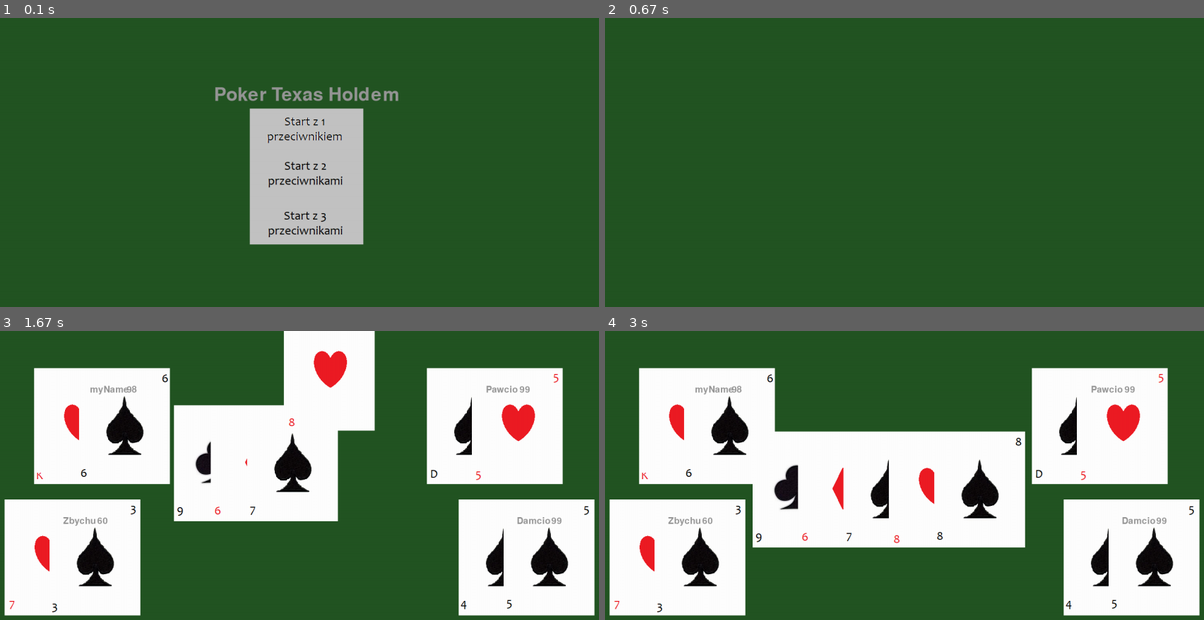
Above: before the commit, frames 1-4 (two rows, left to right).
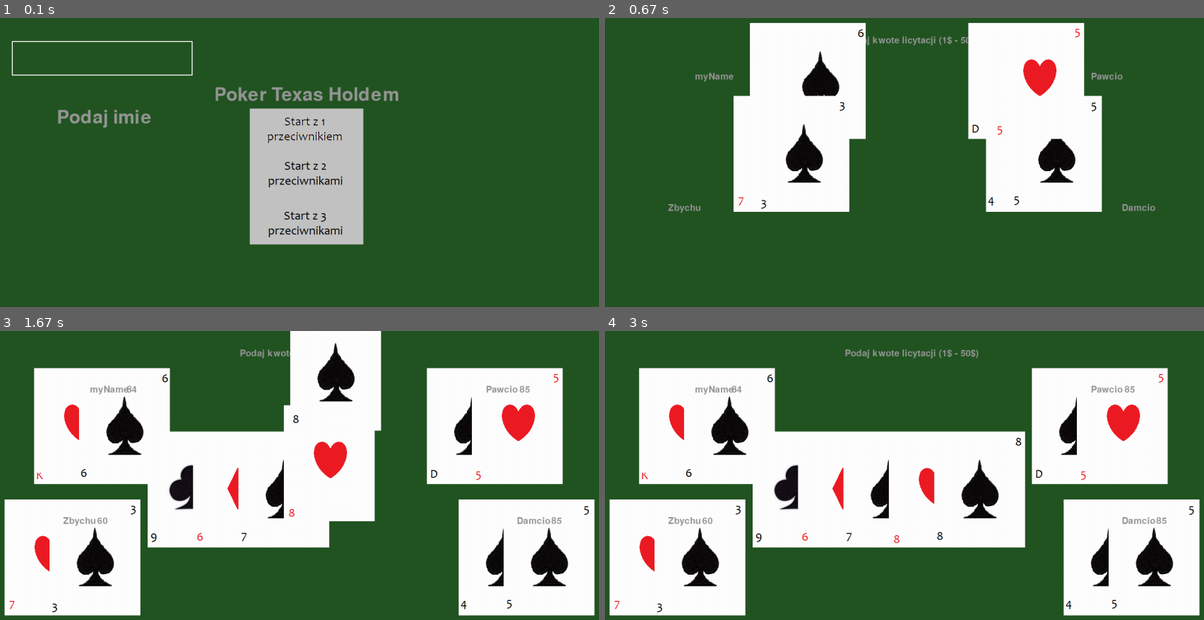
Above: after the commit, the same moments.

Repository: IgnacyMermer/Poker
Game: pygame game, started from main.py
The game is run twice, just before and just after one commit, with the same random seed, the same clock (stepped at 60 frames per second) and the same inputs.
Inputs (mouse positions are in pixels of both pictures, inside the frame that each line leads up to):
- Up to frame 1 (0.1 s): no input
- Up to frame 2 (0.67 s): press the mouse at (910, 220) at 0.37 s; move the mouse to (832, 211) at 0.47 s; release the mouse at (760, 202) at 0.6 s
- Up to frame 3 (1.67 s): hold Down 0.67-1.13 s; type "1 (at the terminal prompt)" at 0.68 s; hold Down 1.17-1.53 s; type "1 (at the terminal prompt)" at 1.18 s; type "1 (at the terminal prompt)" at 1.18 s; hold Down from 1.57 s (still down)
- Up to frame 4 (3 s): release Down at 1.87 s; hold Down 1.9-2.27 s

The runs differ from the first frame. In frame 1, 0.7% of the frame differs, in the area x 1-37%, y 7-39%; in frame 2, 27%, in the area x 10-92%, y 1-68%; in frame 3, 11%; in frame 4, 0.3%.

Commit message:
input data in textInput, some comments to voids

Diff:
--- a/Components.py
+++ b/Components.py
@@ -18,3 +18,34 @@
                 return True
 
         return False
+
+
+
+class TextInputBox(pygame.sprite.Sprite):
+    def __init__(self, x, y, width):
+        super().__init__()
+        self.color = (255, 255, 255)
+        self.backcolor = None
+        self.pos = (x, y)
+        self.width = width
+        self.font = pygame.font.SysFont(None, 100)
+        self.text = ""
+        self.renderText()
+
+    def renderText(self):
+        fontText = self.font.render(self.text, True, self.color, self.backcolor)
+        self.image = pygame.Surface((max(self.width, fontText.get_width()+10), fontText.get_height()+10), pygame.SRCALPHA)
+        if self.backcolor:
+            self.image.fill(self.backcolor)
+        self.image.blit(fontText, (5, 5))
+        pygame.draw.rect(self.image, self.color, self.image.get_rect().inflate(-2, -2), 2)
+        self.rect = self.image.get_rect(topleft = self.pos)
+
+    def update(self, event_list):
+        for event in event_list:
+            if event.type == pygame.KEYDOWN:
+                if event.key == pygame.K_BACKSPACE:
+                    self.text = self.text[:-1]
+                else:
+                    self.text += event.unicode
+                self.renderText()
--- a/main.py
+++ b/main.py
@@ -6,6 +6,14 @@
 
 
 class Player:
+    """
+    Class Player stores information about players, their position next to the table, 2 cards which they got,
+    their account balance, how much money they spend in that round, round result, if they are still alive or maybe
+    they give up in that round and it stores information about risk level of that player, it doesn't matter if the player
+    is user in front of the screen.
+    """
+
+
     def __init__(self, name, position, level = 1):
         self.name = name
         self.position = position
@@ -16,18 +24,26 @@
         self.currentAlive = "Alive"
         self.riskLevel = level
 
-    def addCards(self, aCard):
-        self.cards.append(aCard)
+    def addCards(self, card):
+        """This function add card to player's cards"""
+        self.cards.append(card)
 
     def initCards(self):
         self.cards = []
 
     def choiceBestCards(self, communityCards):
+        """This function void another functions which join user's cards and community's cards and choice the best 5 cards from seven and return result,
+        which is set to roundResult variable
+        """
+
         tempList = self.cards + communityCards
         result = PokerHandler.getBestCards(tempList)
         self.roundResult = result
 
 class Game:
+    """
+    This class is responsible for managing the entire game. It contains 7 states which tells program, in which moment of the game we are.
+    """
 
     STATE_START = 'start'
     STATE_PREPARING = 'preparing'
@@ -39,6 +55,12 @@
 
 
     def __init__(self, eventManager, playersCount, myName):
+        """
+        gameCards - it stores information about all cards in the cards pot
+        eventManager is to add class' listener to it. It allows to call refresh funtion on every clock tick and check events and game states,
+        call another function on every moment of the game. In initial state it set game state on STATE_START, it call start function.
+        """
+
         self.gameCards = GameCards()
         self.playersCount = playersCount
         self.myName = myName
@@ -90,6 +112,10 @@
 
 
     def dealPreflop(self):
+        """
+        In this moment of game, players get two first cards and then they start auction
+        """
+
         self.state = Game.STATE_PREFLOP
         playerCount = len(self.players)
 
@@ -99,6 +125,10 @@
         self.eventManager.addEventToQueue(PreFlopEvent(self.players))
 
     def dealFlop(self):
+
+        """
+        Here is call function (firstMoney) responds for handling first auction in round, then computer shows 3 community cards.
+        """
 
         self.firstMoney()
 
@@ -111,6 +141,12 @@
         self.eventManager.addEventToQueue(FlopEvent(self.communityCards, self.players))
 
     def firstMoney(self):
+        """
+        This is void handling first auction, it gets input from user or allows to resign for that round if user writes p in input,
+        It takes user's price and check for every computer player if it should resign or take the same bid or put more money.
+        It decide it based on player's cards and risk level of the player.
+        """
+
         isFirstTime = True
         highestPrice = 0
         while True:
@@ -119,6 +155,7 @@
                 player = self.players[0]
                 print('Podaj kwote licytacji (1$ - 50$)')
                 kwota = input()
+                kwota = 15
                 try:
                     price = int(kwota)
                     highestPrice = price
@@ -381,14 +418,14 @@
                                     highestPrice = 55
                                 elif PokerHandler.getBestCards(playersCards[i-1]).score > 500 and 49 <= player.currentMoney:
                                     highestPrice = 49
-                                elif 44 <= player.current_money:
+                                elif 44 <= player.currentMoney:
                                     highestPrice = 44
                             elif player.riskLevel == 2:
                                 if PokerHandler.getBestCards(playersCards[i-1]).score >= 2000 and 58 <= player.currentMoney:
                                     highestPrice = 58
                                 elif PokerHandler.getBestCards(playersCards[i-1]).score > 500 and 54 <= player.currentMoney:
                                     highestPrice = 54
-                                elif 50 <= player.current_money:
+                                elif 50 <= player.currentMoney:
                                     highestPrice = 50
                         player.currentMoney -= highestPrice - player.moneyOnTable
                         player.moneyOnTable += highestPrice - player.moneyOnTable
@@ -510,19 +547,17 @@
 
     def __init__(self, card, pos1,  pos2, type, group=None):
         pygame.sprite.Sprite.__init__(self, group)
-        self.src_image = pygame.image.load(self.GetCardImageName(card))
-        self.image = self.src_image
+        self.srcImage = pygame.image.load(self.GetCardImageName(card))
+        self.image = self.srcImage
         self.pos = [0.0, 0.0]
         self.pos[0] = pos1[0] * 1.0  # float
         self.pos[1] = pos1[1] * 1.0  # float
         self.pos2 = pos2
         self.pos1 = pos1
         self.type = type
-        self.rect = self.src_image.get_rect()
+        self.rect = self.srcImage.get_rect()
 
     def update(self, seconds):
-        # updated position over the destination pos
-        # calibrate the final pos not over the dest_pos
         if(self.type == Card.PLAYER_CARD or self.type == Card.COMMUNITY_CARD):
             if self.pos2[0] - self.pos1[0] < 0 \
                 and self.pos2[0] <= self.pos[0]:
@@ -581,8 +616,8 @@
             elif rank == 12:
                 rankStr = 'krol'
 
-            tmp_str = f'images/{rankStr}_{colorStr}.png'
-            return tmp_str
+            tempStr = f'images/{rankStr}_{colorStr}.png'
+            return tempStr
 
 class EventListener:
 
@@ -650,12 +685,13 @@
 class TableSprite(pygame.sprite.Sprite):
     def __init__(self, group=None):
         pygame.sprite.Sprite.__init__(self, group)
-        tableSurf = pygame.Surface((1300, 700))
+        tableSurf = pygame.Surface((1400, 800))
         tableSurf = tableSurf.convert_alpha()
         tableSurf.fill((0, 0, 0, 0))
 
         self.image = tableSurf
         self.rect = (0, 0)
+
 
 
 class PygameView:
@@ -686,11 +722,25 @@
         self.button2 = Button('images/btn2przeciwnik.png', 1400, 300, self.window)
         self.button3 = Button('images/btn3przeciwnik.png', 1400, 400, self.window)
 
+
+        textSurf2 = font.render("Podaj imie", True, (150, 150, 150))
+        textSurf2 = textSurf2.convert_alpha()
+
+        self.window.blit(textSurf2, (150, 200))
+
+
         font = pygame.font.SysFont(None, 100)
-        text = ""
-        input_active = True
+        self.text = ""
+        self.inputActive = True
+        self.inputRect = pygame.Rect(200, 200, 140, 32)
 
         self.gameStarted = False
+
+        self.clock = pygame.time.Clock()
+
+        self.textInput = TextInputBox(50, 50, 400)
+        self.group = pygame.sprite.Group(self.textInput)
+        self.run = True
 
         pygame.display.flip()
 
@@ -698,20 +748,36 @@
         self.playerSprites = pygame.sprite.RenderUpdates()
         self.communitySprites = pygame.sprite.RenderUpdates()
 
+        self.betsSprites = []
 
 
     def refresh(self, event):
         if isinstance(event, ClockEvent):
+
+            if self.run and not self.gameStarted:
+                self.clock.tick(60)
+                eventList = pygame.event.get()
+                self.group.update(eventList)
+                for event in eventList:
+                    if event.type == pygame.QUIT:
+                        self.run = False
+                self.window.fill((35, 85, 35), (0, 0, 500, 200))
+                self.group.draw(self.window)
+                pygame.display.flip()
+
 
             if self.button1.onClick() and not self.gameStarted:
                 self.eventManager.addEventToQueue(GameStartEvent())
                 self.gameStarted = True
+                self.eventManager.addEventToQueue(NextMoveEvent())
             if self.button2.onClick() and not self.gameStarted:
                 self.eventManager.addEventToQueue(GameStartEvent())
                 self.gameStarted = True
+                self.eventManager.addEventToQueue(NextMoveEvent())
             if self.button3.onClick() and not self.gameStarted:
                 self.eventManager.addEventToQueue(GameStartEvent())
                 self.gameStarted = True
+                self.eventManager.addEventToQueue(NextMoveEvent())
 
             self.backSprites.clear(self.window, self.background)
             self.playerSprites.clear(self.window, self.background)
@@ -732,6 +798,13 @@
             TableSprite(self.backSprites)
 
         if isinstance(event, PreFlopEvent):
+            firstLicitacja = TextSprite('Podaj kwote licytacji (1$ - 50$)', (700, 50), 30, (150, 150, 150), self.playerSprites)
+            self.betsSprites.append(firstLicitacja)
+            """self.textInput = TextInputBox(500, 100, 400)
+            self.group = pygame.sprite.Group(self.textInput)
+            self.window.fill((35, 85, 35), (0, 0, 500, 200))
+            self.group.draw(self.window)
+            pygame.display.flip()"""
             self.showPreFlopCards(event.players)
 
         if isinstance(event, FlopEvent):
@@ -752,18 +825,18 @@
         POS_TOP = 0
 
         for player in players:
-            player_pos = player.position
-
-            if player_pos == 0:
+            playerPos = player.position
+
+            if playerPos == 0:
                 POS_LEFT = 285
                 POS_TOP = 210
-            elif player_pos == 1:
+            elif playerPos == 1:
                 POS_LEFT = 220
                 POS_TOP = 500
-            elif player_pos == 2:
+            elif playerPos == 2:
                 POS_LEFT = 1220
                 POS_TOP = 500
-            elif player_pos == 3:
+            elif playerPos == 3:
                 POS_LEFT = 1150
                 POS_TOP = 210
 
@@ -772,32 +845,30 @@
             TextSprite(player.name, (POS_LEFT - 20, POS_TOP - 80), 30, (150, 150, 150), self.playerSprites)
 
 
-    def showCommunityCards(self, card_list, players):
+    def showCommunityCards(self, cardList, players):
         self.scoreSprites = []
         for player in players:
-            player_pos = player.position
+            playerPos = player.position
             POS_LEFT = 0
             POS_TOP = 0
 
-            if player_pos == 0:
+            if playerPos == 0:
                 POS_LEFT = 285
                 POS_TOP = 210
-            elif player_pos == 1:
+            elif playerPos == 1:
                 POS_LEFT = 220
                 POS_TOP = 500
-            elif player_pos == 2:
+            elif playerPos == 2:
                 POS_LEFT = 1220
                 POS_TOP = 500
-            elif player_pos == 3:
+            elif playerPos == 3:
                 POS_LEFT = 1150
                 POS_TOP = 210
 
             self.scoreSprites.append(TextSprite(str(player.currentMoney), (POS_LEFT + 30, POS_TOP - 80), 30, (150, 150, 150), self.playerSprites))
 
-        global isWaitingForInput
-
         i = 0
-        for card in card_list:
+        for card in cardList:
             i += 1
             CardSprite(card, Card.CARDS_POSITION, (350 + i * 100, 350), Card.COMMUNITY_CARD, self.communitySprites)
 
@@ -809,20 +880,20 @@
         self.scoreSprites = []
 
         for player in players:
-            player_pos = player.position
+            playerPos = player.position
             POS_LEFT = 0
             POS_TOP = 0
 
-            if player_pos == 0:
+            if playerPos == 0:
                 POS_LEFT = 285
                 POS_TOP = 210
-            elif player_pos == 1:
+            elif playerPos == 1:
                 POS_LEFT = 220
                 POS_TOP = 500
-            elif player_pos == 2:
+            elif playerPos == 2:
                 POS_LEFT = 1220
                 POS_TOP = 500
-            elif player_pos == 3:
+            elif playerPos == 3:
                 POS_LEFT = 1150
                 POS_TOP = 210
 
@@ -835,20 +906,20 @@
         self.scoreSprites = []
 
         for player in players:
-            player_pos = player.position
+            playerPos = player.position
             POS_LEFT = 0
             POS_TOP = 0
 
-            if player_pos == 0:
+            if playerPos == 0:
                 POS_LEFT = 285
                 POS_TOP = 210
-            elif player_pos == 1:
+            elif playerPos == 1:
                 POS_LEFT = 220
                 POS_TOP = 500
-            elif player_pos == 2:
+            elif playerPos == 2:
                 POS_LEFT = 1220
                 POS_TOP = 500
-            elif player_pos == 3:
+            elif playerPos == 3:
                 POS_LEFT = 1150
                 POS_TOP = 210
 
@@ -870,7 +941,6 @@
     def refresh(self, event):
         if isinstance(event, QuitEvent):
             self.keepGoing = False
-
 
 
 def main():
